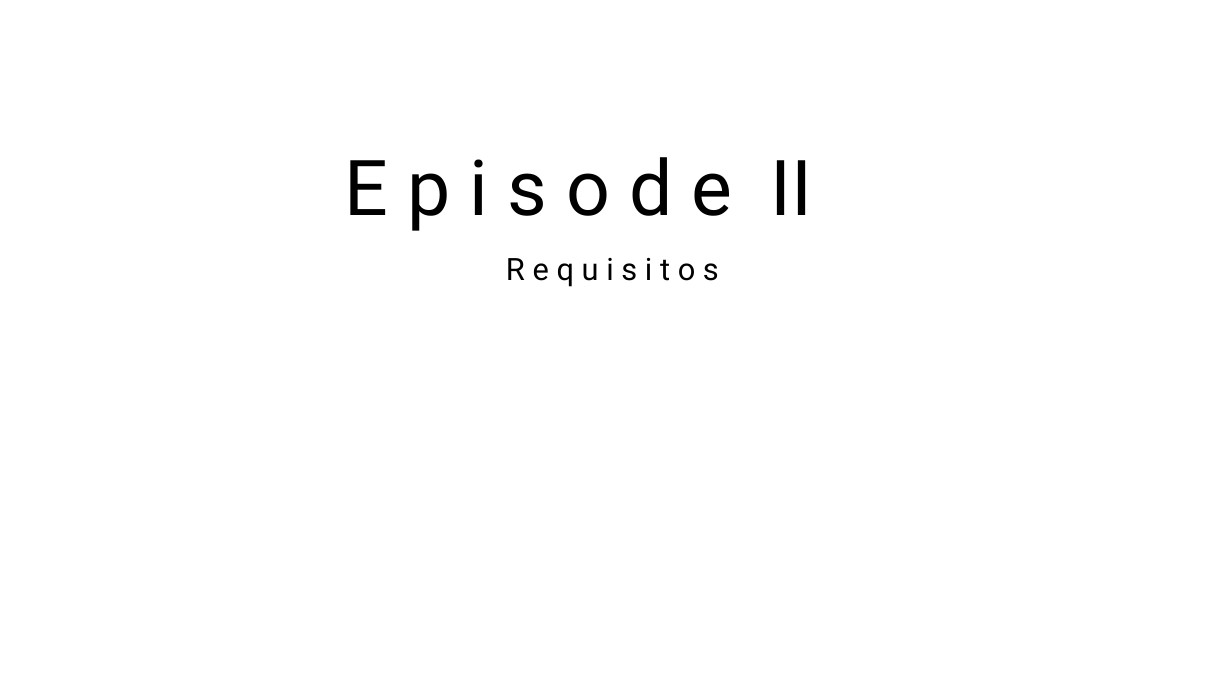
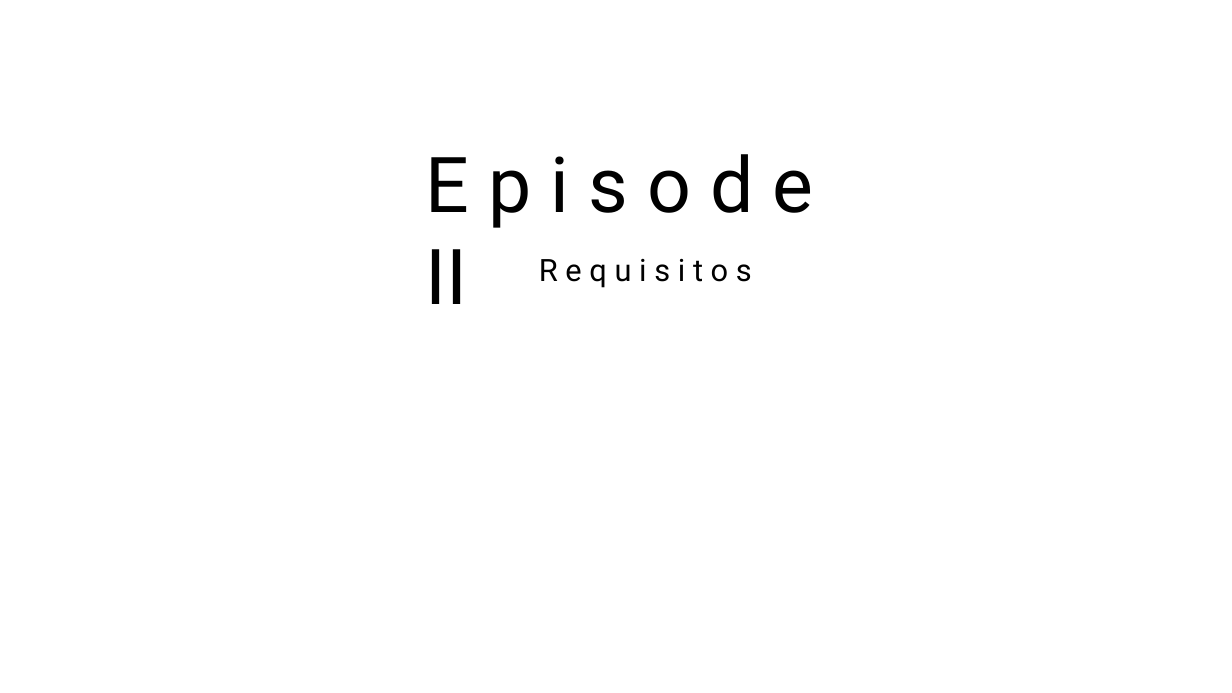
Before and after one commit to daniellygj/Fatec, a slide deck: slide 5 of 2º Semestre/Arquitetura e modelagem de dados/Projeto final/Slide.pptx. Drawn at 1232x693 pixels with LibreOffice and Linux fonts; fonts in the diff are those of the drawing; background and template pictures are left out. Boxes give left, top, right and bottom in pixels: in the first picture for what was removed or moved away, otherwise in the second. Text is boxed around its words. In the diff, an @@ line names an element or a change of style, - is before the commit and + after.

```diff
--- a/2º Semestre/Arquitetura e modelagem de dados/Projeto final/Slide.pptx
+++ b/2º Semestre/Arquitetura e modelagem de dados/Projeto final/Slide.pptx
@@ text "E p i s o ..." rewrapped from [345, 157, 813, 231] to [425, 154, 814, 304] @@
@@ text "R e q u i ...": place and size @@
-text "R e q u i ..." at [506, 258, 719, 287]
+text "R e q u i ..." at [539, 259, 752, 288]
```
Also in this commit, not shown: 3 other slides changed.
